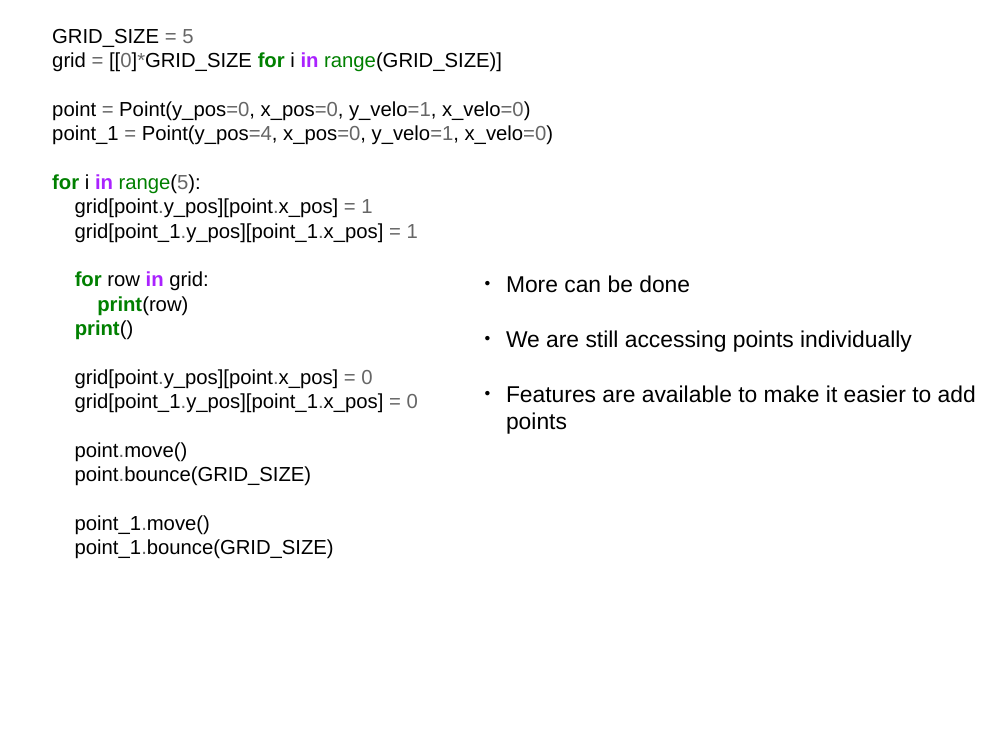
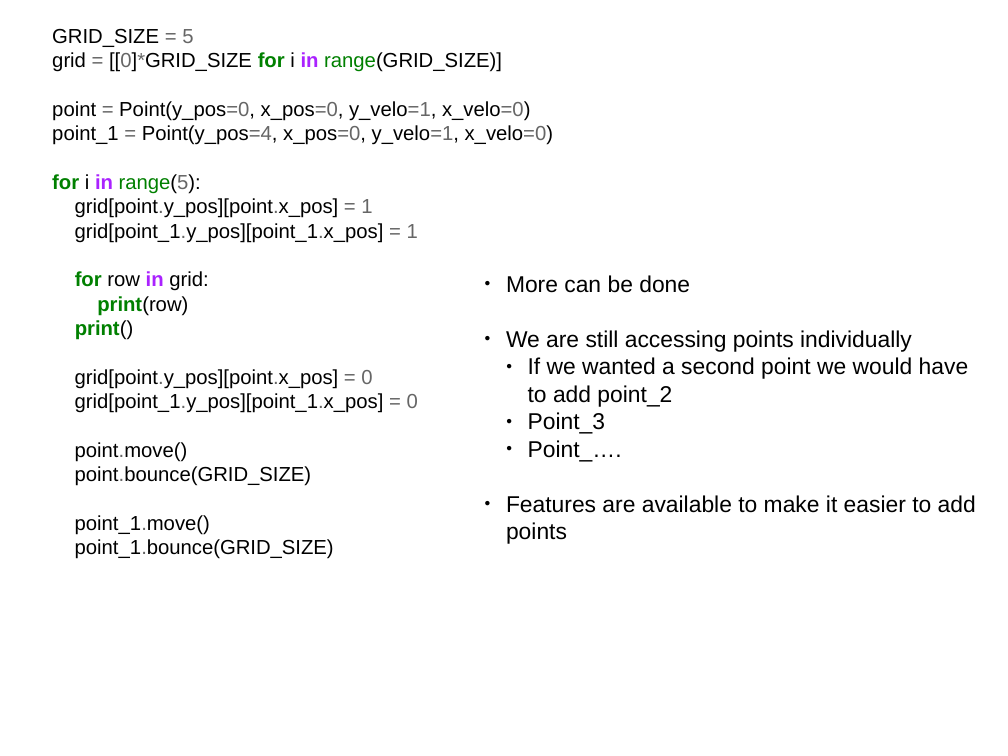
Before and after one commit to f0lie/refactoring_example, a slide deck: slide 17 of safe_code_pt2.odp (slide 16 before the commit). Drawn at 1008x756 pixels with LibreOffice and Linux fonts; fonts in the diff are those of the drawing. Boxes give left, top, right and bottom in pixels: in the first picture for what was removed or moved away, otherwise in the second. Text is boxed around its words. In the diff, an @@ line names an element or a change of style, - is before the commit and + after.

```diff
--- a/safe_code_pt2.odp
+++ b/safe_code_pt2.odp
@@ text at <box>528,357,969,462</box>: paragraphs added @@
+  ● If we wanted a second point we would have to add point_2
+  ● Point_3
+  ● Point_….
```
Also in this commit, not shown: 2 other slides changed, 1 slide added, 4 other files.
